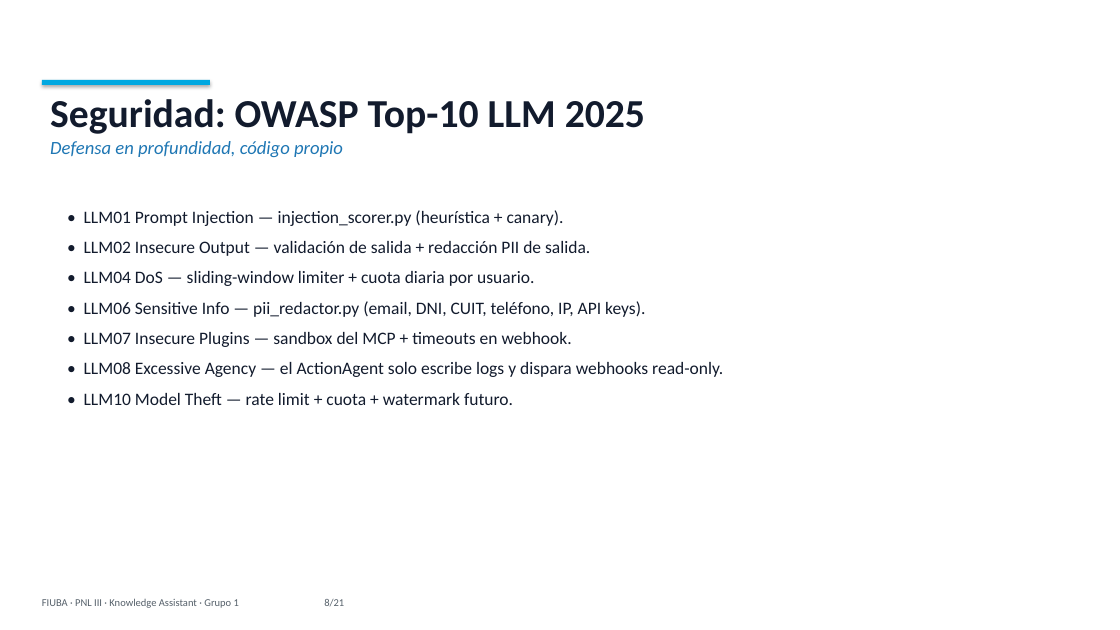
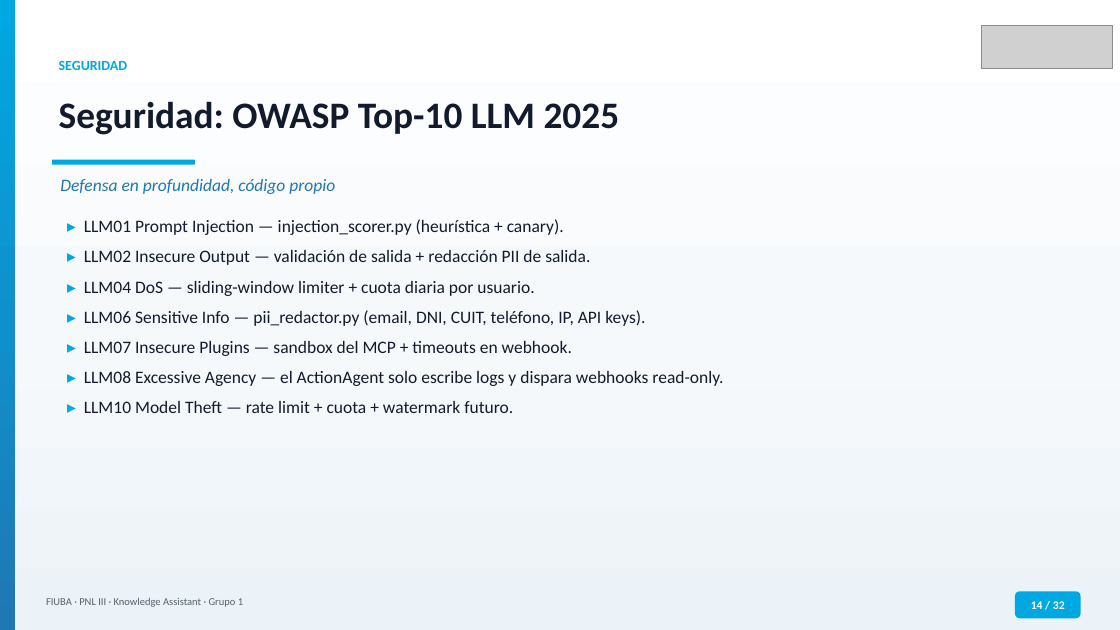
Before and after one commit to MLsound/multi-domain-assistant, a slide deck: slide 14 of docs/presentation_FIUBA.pptx (slide 8 before the commit). Drawn at 1120x630 pixels with LibreOffice and Linux fonts; fonts in the diff are those of the drawing; grey boxes stand for pictures. Boxes give left, top, right and bottom in pixels: in the first picture for what was removed or moved away, otherwise in the second. Text is boxed around its words. In the diff, an @@ line names an element or a change of style, - is before the commit and + after.

```diff
--- a/docs/presentation_FIUBA.pptx
+++ b/docs/presentation_FIUBA.pptx
@@ rectangle added at (0,0,1120,630), fill gradient #FFFFFF to #F6F9FC to #ECF3F8 @@
@@ rectangle added at (0,0,15,630), fill gradient #00A8E1 to #1090CA to #1F77B4 @@
@@ picture added at (981,25,1112,69) @@
@@ rectangle removed at (42,80,210,85) @@
@@ text "Seguridad: OWASP Top-10 LLM 2025": place and size @@
-text "Seguridad: OWASP Top-10 LLM 2025" at (50,99,645,157)
+text "Seguridad: OWASP Top-10 LLM 2025" at (59,101,620,135)
@@ text "Seguridad: OWASP Top-10 LLM 2025" at (59,101,620,135): size 34 to 32 pt @@
@@ text added at (59,61,128,70), 12 pt, text #00A8E1, bold @@
+SEGURIDAD
@@ text at (50,141,343,157): paragraph removed @@
-Defensa en profundidad, código propio
@@ rounded rectangle added at (52,160,195,165), fill #00A8E1 @@
@@ text added at (60,179,335,194), 15 pt, text #1F77B4, italic @@
+Defensa en profundidad, código propio
@@ text at (84,219,723,413): text changed @@
-• LLM01 Prompt Injection — injection_scorer.py (heurística + canary).
-• LLM02 Insecure Output — validación de salida + redacción PII de salida.
-• LLM04 DoS — sliding-window limiter + cuota diaria por usuario.
-• LLM06 Sensitive Info — pii_redactor.py (email, DNI, CUIT, teléfono, IP, API keys).
-• LLM07 Insecure Plugins — sandbox del MCP + timeouts en webhook.
-• LLM08 Excessive Agency — el ActionAgent solo escribe logs y dispara webhooks read-only.
-• LLM10 Model Theft — rate limit + cuota + watermark futuro.
+▸ LLM01 Prompt Injection — injection_scorer.py (heurística + canary).
+▸ LLM02 Insecure Output — validación de salida + redacción PII de salida.
+▸ LLM04 DoS — sliding-window limiter + cuota diaria por usuario.
+▸ LLM06 Sensitive Info — pii_redactor.py (email, DNI, CUIT, teléfono, IP, API keys).
+▸ LLM07 Insecure Plugins — sandbox del MCP + timeouts en webhook.
+▸ LLM08 Excessive Agency — el ActionAgent solo escribe logs y dispara webhooks read-only.
+▸ LLM10 Model Theft — rate limit + cuota + watermark futuro.
@@ text at (46,598,243,607): text changed @@
-FIUBA · PNL III · Knowledge Assistant · Grupo 1 8/21
+FIUBA · PNL III · Knowledge Assistant · Grupo 1
@@ rounded rectangle added at (1015,592,1081,618), fill #00A8E1, 10 pt, text #FFFFFF, bold @@
+14 / 32
```
Also in this commit, not shown: 19 other slides changed, 12 slides added, 1 slide removed.
